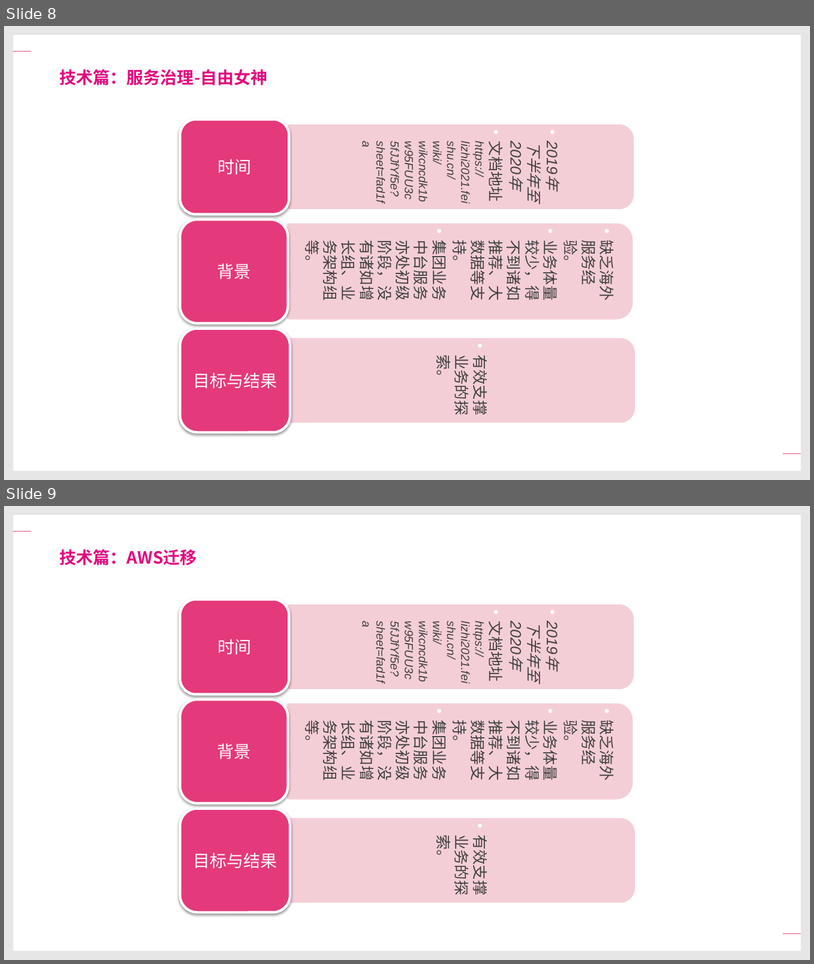
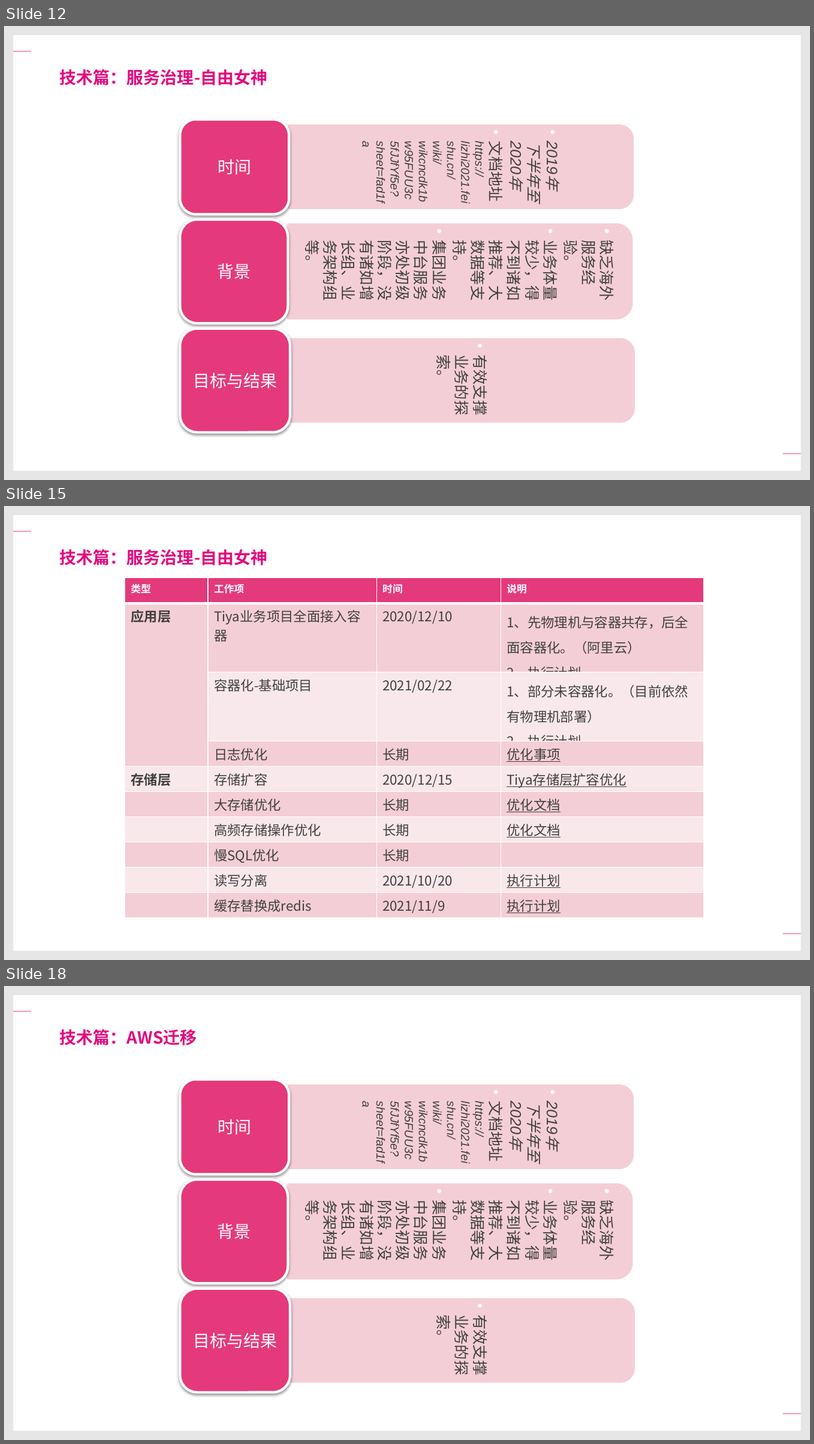
Before and after one commit to xiejuntao/growth, a slide deck: Review/TIYA服务这三年.pptx. Shown one above the other, each under a label of ours: slides 8 and 9 before the commit, slides 12, 15 and 18 after it; the slides between them are not shown. The pictures are 814x964 and 814x1444 pixels, drawn with LibreOffice and Linux fonts; fonts in the diff are those of the drawing; background and template pictures are left out. Boxes give left, top, right and bottom in pixels: in the first picture for what was removed or moved away, otherwise in the second. Text is boxed around its words. In the diff, an @@ line names an element or a change of style, - is before the commit and + after.

```diff
--- a/Review/TIYA服务这三年.pptx
+++ b/Review/TIYA服务这三年.pptx
@@ slide 15 added at box(4, 506, 810, 960), background #FFFFFF; not listed: 6 template elements that a slide beside it also shows @@
@@ text added at box(60, 549, 268, 565), 20 pt, text #E3097E, bold @@
+技术篇：服务治理-自由女神
@@ table added at box(125, 578, 704, 915), 10 rows, 4 columns @@
+类型 | 工作项 | 时间 | 说明
+应用层 | Tiya业务项目全面接入容器 | 2020/12/10 | 1、先物理机与容器共存，后全面容器化。（阿里云） / 2、执行计划。
+ | 容器化-基础项目 | 2021/02/22 | 1、部分未容器化。（目前依然有物理机部署） / 2、执行计划。
+ | 日志优化 | 长期 | 优化事项
+存储层 | 存储扩容 | 2020/12/15 | Tiya存储层扩容优化
+ | 大存储优化 | 长期 | 优化文档
+ | 高频存储操作优化 | 长期 | 优化文档
+ | 慢SQL优化 | 长期 | 
+ | 读写分离 | 2021/10/20 | 执行计划
+ | 缓存替换成redis | 2021/11/9 | 执行计划
@@ what was slide 8 is now slide 12 @@
@@ what was slide 9 is now slide 18 @@
```
Also in this commit, not shown: 1 slide changed, 10 other slides added.
